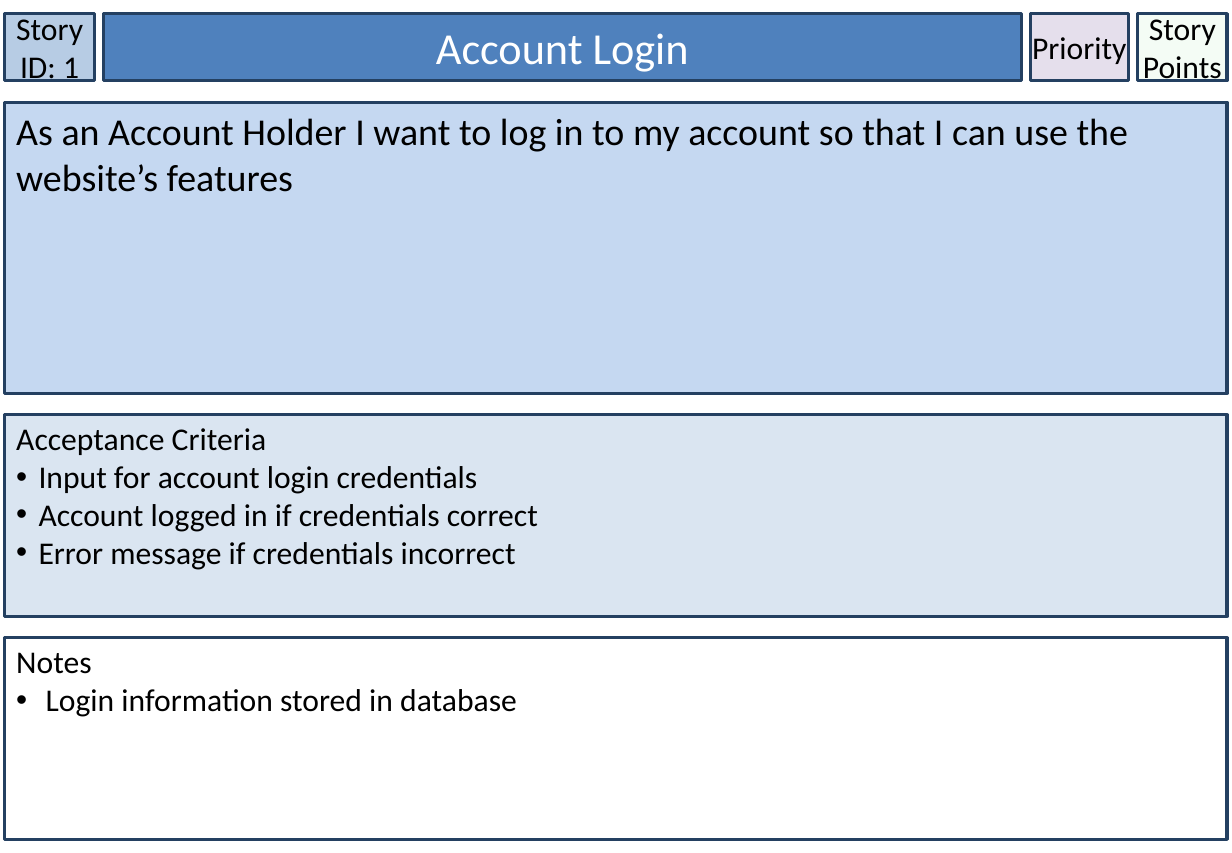
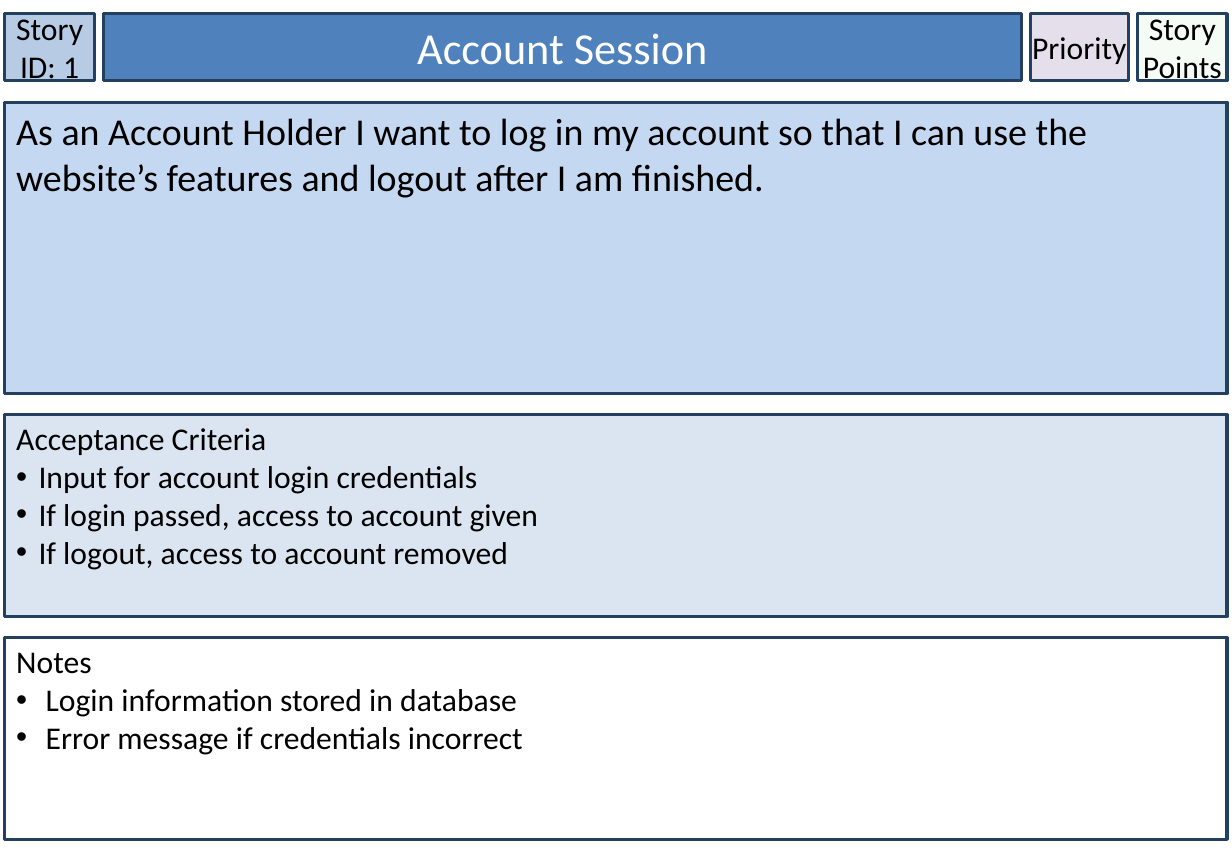
Before and after one commit to lowejosh/Django-landmarks, a slide deck: slide 2 of Story Cards.pptx. Drawn at 1232x853 pixels with LibreOffice and Linux fonts; fonts in the diff are those of the drawing. Boxes give left, top, right and bottom in pixels: in the first picture for what was removed or moved away, otherwise in the second. Text is boxed around its words. In the diff, an @@ line names an element or a change of style, - is before the commit and + after.

```diff
--- a/Story Cards.pptx
+++ b/Story Cards.pptx
@@ text in rectangle at (x1=417, y1=33, x2=707, y2=65): text changed @@
-Account Login
+Account Session
@@ text in rectangle at (x1=16, y1=118, x2=1087, y2=198): text changed @@
-As an Account Holder I want to log in to my account so that I can use the website’s features
+As an Account Holder I want to log in my account so that I can use the website’s features and logout after I am finished.
@@ text in rectangle at (x1=39, y1=504, x2=538, y2=570): text changed @@
-• Account logged in if credentials correct
-• Error message if credentials incorrect
+• If login passed, access to account given
+• If logout, access to account removed
@@ text in rectangle at (x1=46, y1=727, x2=523, y2=755): paragraph added @@
+• Error message if credentials incorrect
```
Also in this commit, not shown: 29 other slides changed, 1 slide added, 4 slides removed, 2 other files.
